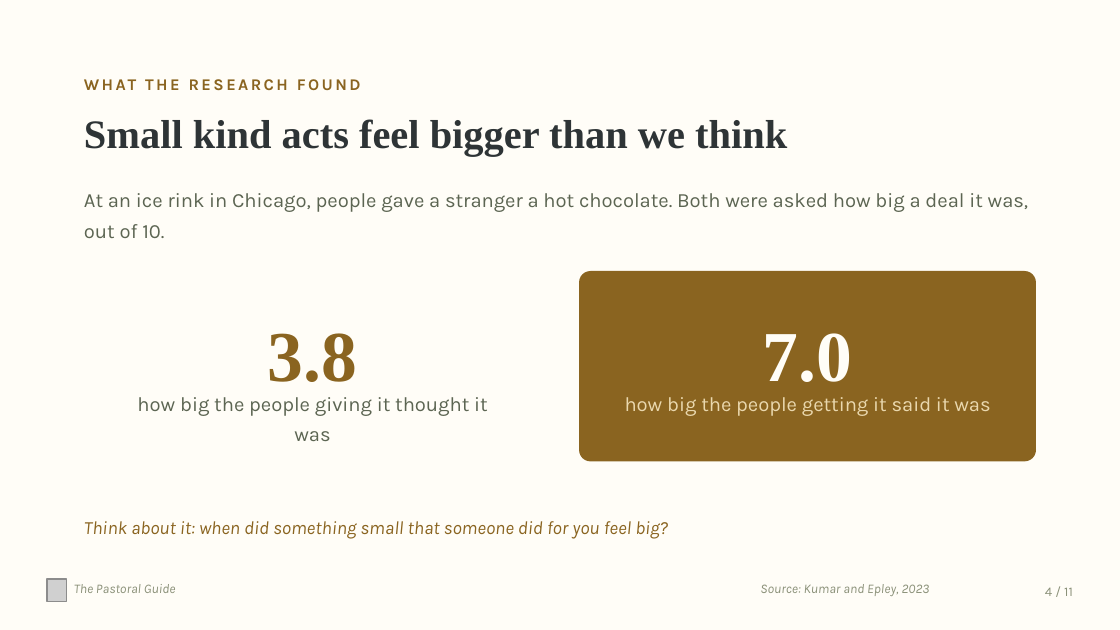
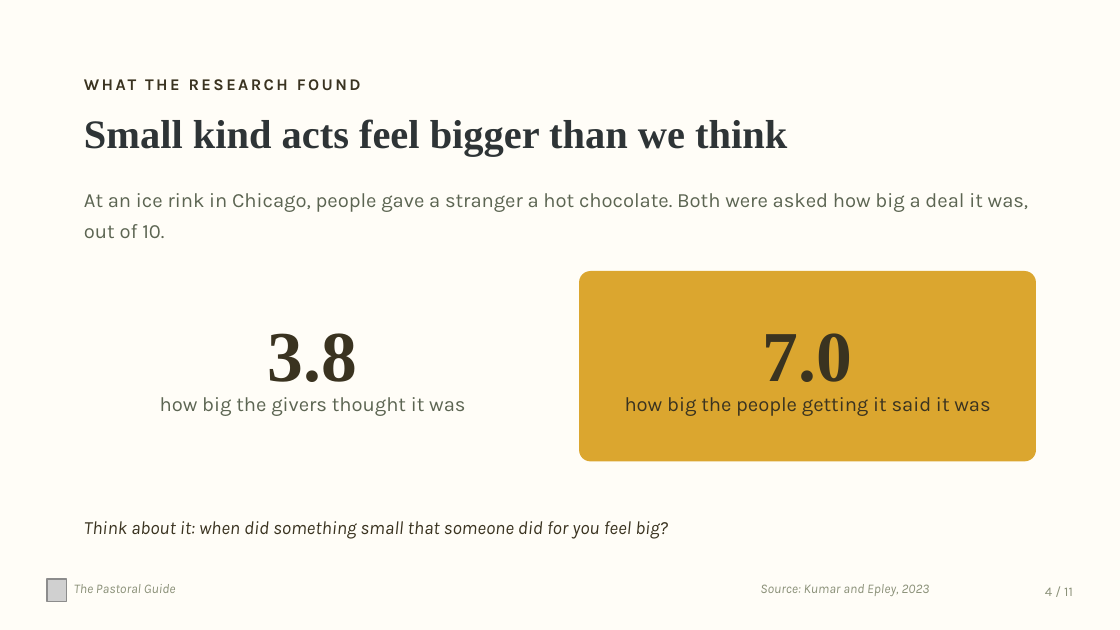
Before and after one commit to thepastoralguide/thepastoralguide.github.io, a slide deck: slide 4 of assemblies-and-events/world-kindness-day/downloads/World_Kindness_Day_Assembly.pptx. Drawn at 1120x630 pixels with LibreOffice and Linux fonts; fonts in the diff are those of the drawing; grey boxes stand for pictures. Boxes give left, top, right and bottom in pixels: in the first picture for what was removed or moved away, otherwise in the second. Text is boxed around its words. In the diff, an @@ line names an element or a change of style, - is before the commit and + after.

```diff
--- a/assemblies-and-events/world-kindness-day/downloads/World_Kindness_Day_Assembly.pptx
+++ b/assemblies-and-events/world-kindness-day/downloads/World_Kindness_Day_Assembly.pptx
@@ text "7.0" at (x1=763, y1=333, x2=852, y2=382): text colour #FFFDF7 to #3A3320 @@
@@ rounded rectangle at (x1=579, y1=271, x2=1036, y2=461): fill #8A6420 to #DBA62F @@
@@ text "how big the people getting ..." at (x1=625, y1=397, x2=990, y2=416): text colour #EAD8AE to #3A3320 @@
@@ text at (x1=160, y1=397, x2=465, y2=416): text changed @@
-how big the people giving it thought it was
+how big the givers thought it was
@@ text colour #8A6420 to #3A3320 in 3 elements at (x1=236, y1=397, x2=266, y2=411), (x1=268, y1=333, x2=357, y2=382), (x1=84, y1=521, x2=668, y2=539) @@
```
Also in this commit, not shown: 10 other slides changed, 10 other files.
